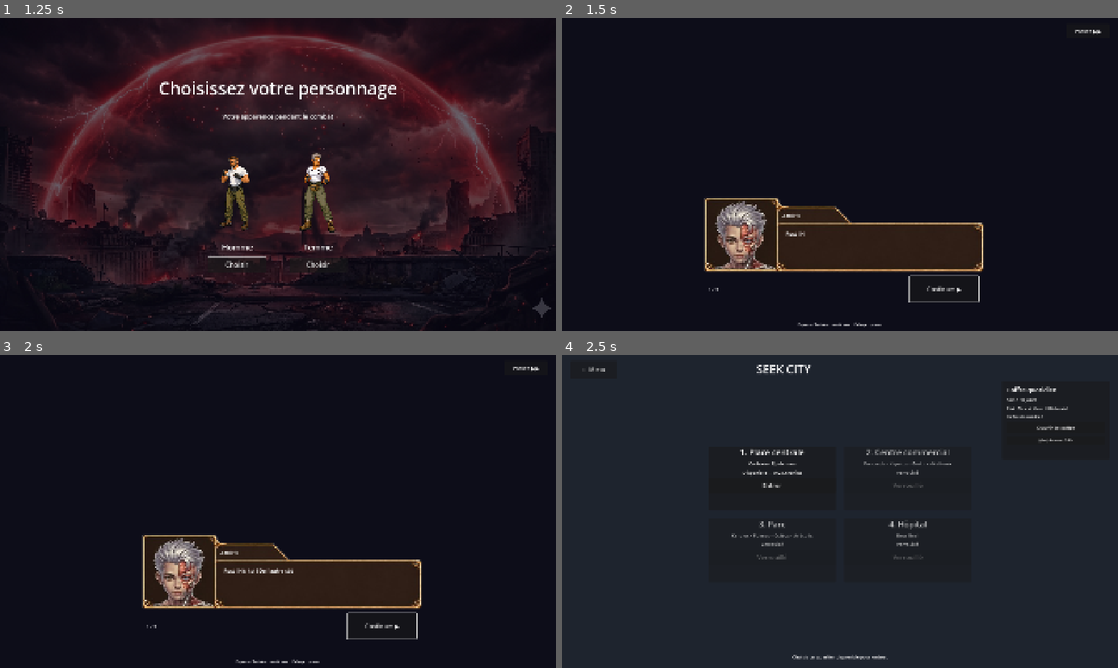
Above: before the commit, frames 1-4 (two rows, left to right).
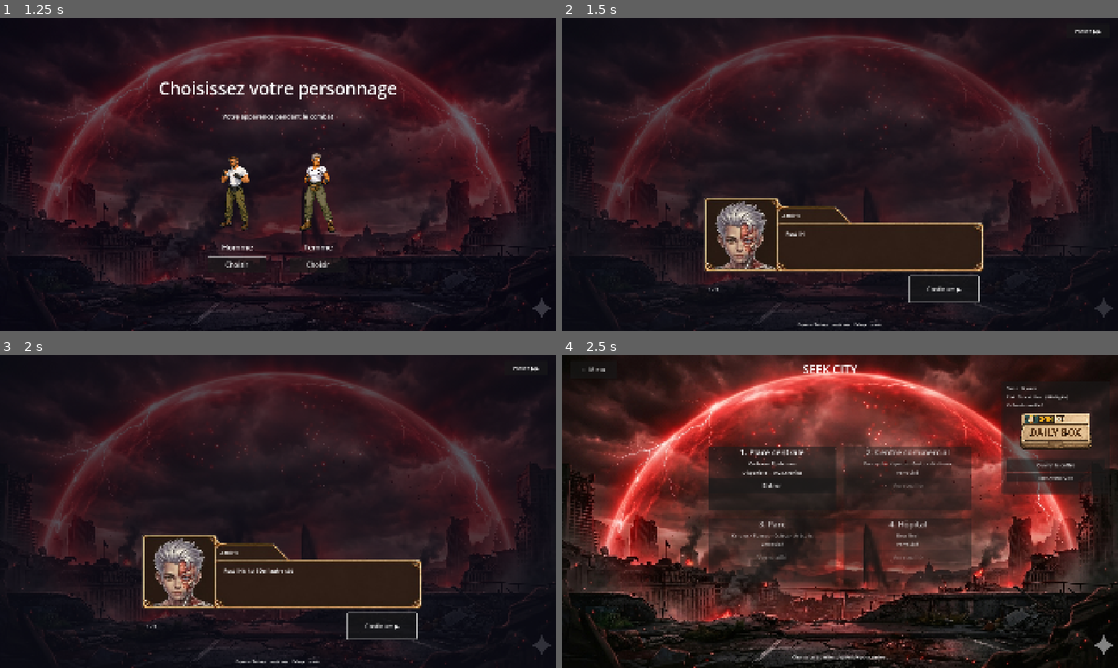
Above: after the commit, the same moments.

Repository: EstebanFlores27/MedocFighterV2
Game: Godot game, scene res://scenes/main_menu.tscn
The game is run twice, just before and just after one commit, with the same random seed, the same clock (stepped at 60 frames per second) and the same inputs.
Inputs:
- Up to frame 1 (1.25 s): click "Nouvelle partie" at 0.5 s
- Up to frame 2 (1.5 s): click "Choisir" at 1.25 s
- Up to frame 3 (2 s): no input
- Up to frame 4 (2.5 s): click "Passer ▶▶" at 2 s

Frame 1 is identical in both runs. In frame 2, 33% of the frame differs, in the area x 1-100%, y 1-100%; in frame 3, 33%; in frame 4, 80%, in the area x 0-100%, y 0-100%.

Commit message:
add last

Diff:
--- a/scenes/city_map.tscn
+++ b/scenes/city_map.tscn
@@ -1,201 +1,207 @@
-[gd_scene load_steps=2 format=3]
-
-[ext_resource type="Script" path="res://scripts/city_map.gd" id="1_map"]
-
-[node name="CityMap" type="Control"]
+[gd_scene format=3 uid="uid://l5yc0jafqeel"]
+
+[ext_resource type="Script" uid="uid://ccuo84tq5lbj7" path="res://scripts/city_map.gd" id="1_map"]
+[ext_resource type="Texture2D" uid="uid://eox1herfhfcb" path="res://assets/sprites/background_menu.png" id="2_bg"]
+[ext_resource type="Texture2D" uid="uid://bhwrk0wpdxaxn" path="res://assets/sprites/DailyBox1.png" id="3_daily"]
+
+[node name="CityMap" type="Control" unique_id=2006199575]
 layout_mode = 3
 anchors_preset = 15
 anchor_right = 1.0
 anchor_bottom = 1.0
+grow_horizontal = 2
+grow_vertical = 2
 script = ExtResource("1_map")
 
-[node name="Background" type="ColorRect" parent="."]
-layout_mode = 1
-anchors_preset = 15
-anchor_right = 1.0
-anchor_bottom = 1.0
-color = Color(0.12, 0.14, 0.18, 1)
-
-[node name="TopBar" type="HBoxContainer" parent="."]
+[node name="Background" type="TextureRect" parent="." unique_id=2073527021]
+layout_mode = 1
+anchors_preset = 15
+anchor_right = 1.0
+anchor_bottom = 1.0
+grow_horizontal = 2
+grow_vertical = 2
+texture = ExtResource("2_bg")
+expand_mode = 1
+stretch_mode = 6
+
+[node name="TopBar" type="HBoxContainer" parent="." unique_id=700493750]
 layout_mode = 0
 offset_left = 30.0
 offset_top = 20.0
-offset_right = 1500.0
+offset_right = 1821.0
 offset_bottom = 80.0
 theme_override_constants/separation = 30
 
-[node name="BackBtn" type="Button" parent="TopBar"]
-layout_mode = 2
+[node name="BackBtn" type="Button" parent="TopBar" unique_id=2089155958]
 custom_minimum_size = Vector2(160, 50)
+layout_mode = 2
 theme_override_font_sizes/font_size = 20
 text = "← Menu"
 
-[node name="Title" type="Label" parent="TopBar"]
+[node name="Title" type="Label" parent="TopBar" unique_id=1194521715]
 layout_mode = 2
 size_flags_horizontal = 3
 size_flags_vertical = 1
 theme_override_font_sizes/font_size = 40
+text = "SEEK CITY"
 horizontal_alignment = 1
 vertical_alignment = 1
-text = "SEEK CITY"
-
-[node name="TopBarSpacer" type="Control" parent="TopBar"]
-layout_mode = 2
+
+[node name="TopBarSpacer" type="Control" parent="TopBar" unique_id=1454225294]
 custom_minimum_size = Vector2(160, 0)
-
-[node name="CenterContainer" type="CenterContainer" parent="."]
+layout_mode = 2
+
+[node name="CenterContainer" type="CenterContainer" parent="." unique_id=1367891172]
 layout_mode = 1
 anchors_preset = 15
 anchor_right = 1.0
 anchor_bottom = 1.0
 offset_top = 100.0
 offset_bottom = -80.0
-
-[node name="Grid" type="GridContainer" parent="CenterContainer"]
-layout_mode = 2
-columns = 2
+grow_horizontal = 2
+grow_vertical = 2
+
+[node name="Grid" type="GridContainer" parent="CenterContainer" unique_id=1580007487]
+layout_mode = 2
 theme_override_constants/h_separation = 28
 theme_override_constants/v_separation = 28
-
-[node name="D1Card" type="PanelContainer" parent="CenterContainer/Grid"]
-custom_minimum_size = Vector2(440, 220)
-layout_mode = 2
-pivot_offset = Vector2(220, 110)
-
-[node name="VBox" type="VBoxContainer" parent="CenterContainer/Grid/D1Card"]
-layout_mode = 2
-theme_override_constants/separation = 8
-
-[node name="Name" type="Label" parent="CenterContainer/Grid/D1Card/VBox"]
-layout_mode = 2
-theme_override_font_sizes/font_size = 28
-horizontal_alignment = 1
+columns = 2
+
+[node name="D1Card" type="PanelContainer" parent="CenterContainer/Grid" unique_id=253447348]
+custom_minimum_size = Vector2(440, 220)
+layout_mode = 2
+
+[node name="VBox" type="VBoxContainer" parent="CenterContainer/Grid/D1Card" unique_id=294021213]
+layout_mode = 2
+theme_override_constants/separation = 8
+
+[node name="Name" type="Label" parent="CenterContainer/Grid/D1Card/VBox" unique_id=1964275430]
+layout_mode = 2
+theme_override_font_sizes/font_size = 28
 text = "1. Place centrale"
-
-[node name="Description" type="Label" parent="CenterContainer/Grid/D1Card/VBox"]
-layout_mode = 2
-theme_override_font_sizes/font_size = 16
-horizontal_alignment = 1
+horizontal_alignment = 1
+
+[node name="Description" type="Label" parent="CenterContainer/Grid/D1Card/VBox" unique_id=1690869979]
+layout_mode = 2
+theme_override_font_sizes/font_size = 16
 text = "Cortexia • Epidermos"
-
-[node name="Status" type="Label" parent="CenterContainer/Grid/D1Card/VBox"]
-layout_mode = 2
-theme_override_font_sizes/font_size = 16
-horizontal_alignment = 1
+horizontal_alignment = 1
+
+[node name="Status" type="Label" parent="CenterContainer/Grid/D1Card/VBox" unique_id=1457138110]
+layout_mode = 2
+theme_override_font_sizes/font_size = 16
 text = "Disponible"
-
-[node name="EnterBtn" type="Button" parent="CenterContainer/Grid/D1Card/VBox"]
-layout_mode = 2
-custom_minimum_size = Vector2(0, 50)
+horizontal_alignment = 1
+
+[node name="EnterBtn" type="Button" parent="CenterContainer/Grid/D1Card/VBox" unique_id=337186947]
+custom_minimum_size = Vector2(0, 50)
+layout_mode = 2
 theme_override_font_sizes/font_size = 22
 text = "Entrer"
 
-[node name="D2Card" type="PanelContainer" parent="CenterContainer/Grid"]
-custom_minimum_size = Vector2(440, 220)
-layout_mode = 2
-pivot_offset = Vector2(220, 110)
+[node name="D2Card" type="PanelContainer" parent="CenterContainer/Grid" unique_id=1308591444]
 modulate = Color(1, 1, 1, 0.7)
-
-[node name="VBox" type="VBoxContainer" parent="CenterContainer/Grid/D2Card"]
-layout_mode = 2
-theme_override_constants/separation = 8
-
-[node name="Name" type="Label" parent="CenterContainer/Grid/D2Card/VBox"]
-layout_mode = 2
-theme_override_font_sizes/font_size = 28
-horizontal_alignment = 1
+custom_minimum_size = Vector2(440, 220)
+layout_mode = 2
+
+[node name="VBox" type="VBoxContainer" parent="CenterContainer/Grid/D2Card" unique_id=554880828]
+layout_mode = 2
+theme_override_constants/separation = 8
+
+[node name="Name" type="Label" parent="CenterContainer/Grid/D2Card/VBox" unique_id=327130134]
+layout_mode = 2
+theme_override_font_sizes/font_size = 28
 text = "2. Centre commercial"
-
-[node name="Description" type="Label" parent="CenterContainer/Grid/D2Card/VBox"]
-layout_mode = 2
-theme_override_font_sizes/font_size = 16
-horizontal_alignment = 1
+horizontal_alignment = 1
+
+[node name="Description" type="Label" parent="CenterContainer/Grid/D2Card/VBox" unique_id=2025166859]
+layout_mode = 2
+theme_override_font_sizes/font_size = 16
 text = "Pancréok • Hépatox • Gastrix • Nefronix"
-
-[node name="Status" type="Label" parent="CenterContainer/Grid/D2Card/VBox"]
-layout_mode = 2
-theme_override_font_sizes/font_size = 16
-horizontal_alignment = 1
-text = "Verrouillé"
-
-[node name="EnterBtn" type="Button" parent="CenterContainer/Grid/D2Card/VBox"]
-layout_mode = 2
-custom_minimum_size = Vector2(0, 50)
+horizontal_alignment = 1
+
+[node name="Status" type="Label" parent="CenterContainer/Grid/D2Card/VBox" unique_id=212698183]
+layout_mode = 2
+theme_override_font_sizes/font_size = 16
+text = "Verrouillé"
+horizontal_alignment = 1
+
+[node name="EnterBtn" type="Button" parent="CenterContainer/Grid/D2Card/VBox" unique_id=2039555551]
+custom_minimum_size = Vector2(0, 50)
+layout_mode = 2
 theme_override_font_sizes/font_size = 22
 disabled = true
 text = "Verrouillé"
 
-[node name="D3Card" type="PanelContainer" parent="CenterContainer/Grid"]
-custom_minimum_size = Vector2(440, 220)
-layout_mode = 2
-pivot_offset = Vector2(220, 110)
+[node name="D3Card" type="PanelContainer" parent="CenterContainer/Grid" unique_id=1749964245]
 modulate = Color(1, 1, 1, 0.7)
-
-[node name="VBox" type="VBoxContainer" parent="CenterContainer/Grid/D3Card"]
-layout_mode = 2
-theme_override_constants/separation = 8
-
-[node name="Name" type="Label" parent="CenterContainer/Grid/D3Card/VBox"]
-layout_mode = 2
-theme_override_font_sizes/font_size = 28
-horizontal_alignment = 1
+custom_minimum_size = Vector2(440, 220)
+layout_mode = 2
+
+[node name="VBox" type="VBoxContainer" parent="CenterContainer/Grid/D3Card" unique_id=1091566416]
+layout_mode = 2
+theme_override_constants/separation = 8
+
+[node name="Name" type="Label" parent="CenterContainer/Grid/D3Card/VBox" unique_id=1865953408]
+layout_mode = 2
+theme_override_font_sizes/font_size = 28
 text = "3. Parc"
-
-[node name="Description" type="Label" parent="CenterContainer/Grid/D3Card/VBox"]
-layout_mode = 2
-theme_override_font_sizes/font_size = 16
-horizontal_alignment = 1
+horizontal_alignment = 1
+
+[node name="Description" type="Label" parent="CenterContainer/Grid/D3Card/VBox" unique_id=737086724]
+layout_mode = 2
+theme_override_font_sizes/font_size = 16
 text = "Kardiox • Pulmos • Ostéox • Articulix"
-
-[node name="Status" type="Label" parent="CenterContainer/Grid/D3Card/VBox"]
-layout_mode = 2
-theme_override_font_sizes/font_size = 16
-horizontal_alignment = 1
-text = "Verrouillé"
-
-[node name="EnterBtn" type="Button" parent="CenterContainer/Grid/D3Card/VBox"]
-layout_mode = 2
-custom_minimum_size = Vector2(0, 50)
+horizontal_alignment = 1
+
+[node name="Status" type="Label" parent="CenterContainer/Grid/D3Card/VBox" unique_id=2015860650]
+layout_mode = 2
+theme_override_font_sizes/font_size = 16
+text = "Verrouillé"
+horizontal_alignment = 1
+
+[node name="EnterBtn" type="Button" parent="CenterContainer/Grid/D3Card/VBox" unique_id=1505410182]
+custom_minimum_size = Vector2(0, 50)
+layout_mode = 2
 theme_override_font_sizes/font_size = 22
 disabled = true
 text = "Verrouillé"
 
-[node name="D4Card" type="PanelContainer" parent="CenterContainer/Grid"]
-custom_minimum_size = Vector2(440, 220)
-layout_mode = 2
-pivot_offset = Vector2(220, 110)
+[node name="D4Card" type="PanelContainer" parent="CenterContainer/Grid" unique_id=752681897]
 modulate = Color(1, 1, 1, 0.7)
-
-[node name="VBox" type="VBoxContainer" parent="CenterContainer/Grid/D4Card"]
-layout_mode = 2
-theme_override_constants/separation = 8
-
-[node name="Name" type="Label" parent="CenterContainer/Grid/D4Card/VBox"]
-layout_mode = 2
-theme_override_font_sizes/font_size = 28
-horizontal_alignment = 1
+custom_minimum_size = Vector2(440, 220)
+layout_mode = 2
+
+[node name="VBox" type="VBoxContainer" parent="CenterContainer/Grid/D4Card" unique_id=197809727]
+layout_mode = 2
+theme_override_constants/separation = 8
+
+[node name="Name" type="Label" parent="CenterContainer/Grid/D4Card/VBox" unique_id=778801861]
+layout_mode = 2
+theme_override_font_sizes/font_size = 28
 text = "4. Hôpital"
-
-[node name="Description" type="Label" parent="CenterContainer/Grid/D4Card/VBox"]
-layout_mode = 2
-theme_override_font_sizes/font_size = 16
-horizontal_alignment = 1
+horizontal_alignment = 1
+
+[node name="Description" type="Label" parent="CenterContainer/Grid/D4Card/VBox" unique_id=375838291]
+layout_mode = 2
+theme_override_font_sizes/font_size = 16
 text = "Boss final"
-
-[node name="Status" type="Label" parent="CenterContainer/Grid/D4Card/VBox"]
-layout_mode = 2
-theme_override_font_sizes/font_size = 16
-horizontal_alignment = 1
-text = "Verrouillé"
-
-[node name="EnterBtn" type="Button" parent="CenterContainer/Grid/D4Card/VBox"]
-layout_mode = 2
-custom_minimum_size = Vector2(0, 50)
+horizontal_alignment = 1
+
+[node name="Status" type="Label" parent="CenterContainer/Grid/D4Card/VBox" unique_id=889918235]
+layout_mode = 2
+theme_override_font_sizes/font_size = 16
+text = "Verrouillé"
+horizontal_alignment = 1
+
+[node name="EnterBtn" type="Button" parent="CenterContainer/Grid/D4Card/VBox" unique_id=687307186]
+custom_minimum_size = Vector2(0, 50)
+layout_mode = 2
 theme_override_font_sizes/font_size = 22
 disabled = true
 text = "Verrouillé"
 
-[node name="HelpText" type="Label" parent="."]
+[node name="HelpText" type="Label" parent="." unique_id=118334511]
 layout_mode = 1
 anchors_preset = 7
 anchor_left = 0.5
@@ -206,11 +212,13 @@
 offset_top = -50.0
 offset_right = 400.0
 offset_bottom = -20.0
-theme_override_font_sizes/font_size = 16
-horizontal_alignment = 1
+grow_horizontal = 2
+grow_vertical = 0
+theme_override_font_sizes/font_size = 16
 text = "Choisis un quartier disponible pour entrer."
-
-[node name="BoostPanel" type="Panel" parent="."]
+horizontal_alignment = 1
+
+[node name="BoostPanel" type="Panel" parent="." unique_id=1569526970]
 layout_mode = 1
 anchors_preset = 1
 anchor_left = 1.0
@@ -218,9 +226,10 @@
 offset_left = -400.0
 offset_top = 90.0
 offset_right = -30.0
-offset_bottom = 360.0
-
-[node name="VBox" type="VBoxContainer" parent="BoostPanel"]
+offset_bottom = 480.0
+grow_horizontal = 0
+
+[node name="VBox" type="VBoxContainer" parent="BoostPanel" unique_id=743313060]
 layout_mode = 1
 anchors_preset = 15
 anchor_right = 1.0
@@ -229,40 +238,42 @@
 offset_top = 14.0
 offset_right = -16.0
 offset_bottom = -14.0
-theme_override_constants/separation = 8
-
-[node name="Title" type="Label" parent="BoostPanel/VBox"]
-layout_mode = 2
-theme_override_font_sizes/font_size = 22
-text = "Coffre quotidien"
-
-[node name="StreakLabel" type="Label" parent="BoostPanel/VBox"]
+grow_horizontal = 2
+grow_vertical = 2
+theme_override_constants/separation = 8
+
+[node name="StreakLabel" type="Label" parent="BoostPanel/VBox" unique_id=1448279777]
 layout_mode = 2
 theme_override_font_sizes/font_size = 16
 text = "Série : 0 jour"
 
-[node name="StateLabel" type="Label" parent="BoostPanel/VBox"]
+[node name="StateLabel" type="Label" parent="BoostPanel/VBox" unique_id=378132172]
 layout_mode = 2
 theme_override_font_sizes/font_size = 14
 text = "État : Noir et blanc (-0% dégâts)"
 
-[node name="StatusLabel" type="Label" parent="BoostPanel/VBox"]
+[node name="StatusLabel" type="Label" parent="BoostPanel/VBox" unique_id=1606926152]
 layout_mode = 2
 theme_override_font_sizes/font_size = 14
 text = "Coffre disponible !"
 
-[node name="OpenBtn" type="Button" parent="BoostPanel/VBox"]
-layout_mode = 2
+[node name="BoxImage" type="TextureRect" parent="BoostPanel/VBox" unique_id=1951013148]
+custom_minimum_size = Vector2(0, 160)
+layout_mode = 2
+texture = ExtResource("3_daily")
+expand_mode = 3
+stretch_mode = 6
+
+[node name="OpenBtn" type="Button" parent="BoostPanel/VBox" unique_id=947015856]
 custom_minimum_size = Vector2(0, 42)
+layout_mode = 2
 theme_override_font_sizes/font_size = 18
 text = "Ouvrir le coffre"
 
-[node name="DevBtn" type="Button" parent="BoostPanel/VBox"]
-layout_mode = 2
+[node name="DevBtn" type="Button" parent="BoostPanel/VBox" unique_id=293515578]
 custom_minimum_size = Vector2(0, 30)
+layout_mode = 2
 theme_override_font_sizes/font_size = 13
 text = "(dev) Avancer 24 h"
 
-[node name="CountdownTimer" type="Timer" parent="."]
-wait_time = 1.0
-autostart = false
+[node name="CountdownTimer" type="Timer" parent="." unique_id=1912996071]
--- a/scenes/intro.tscn
+++ b/scenes/intro.tscn
@@ -2,6 +2,7 @@
 
 [ext_resource type="Script" uid="uid://cjotsqffpf6j" path="res://scripts/intro.gd" id="1_intro"]
 [ext_resource type="Texture2D" uid="uid://003nvi88gr70" path="res://assets/dialogue/boiteDialogue.png" id="2_boite"]
+[ext_resource type="Texture2D" path="res://assets/sprites/background_menu.png" id="3_bg"]
 
 [node name="Intro" type="Control" unique_id=533558424]
 layout_mode = 3
@@ -20,6 +21,18 @@
 grow_horizontal = 2
 grow_vertical = 2
 color = Color(0.05, 0.05, 0.1, 1)
+
+[node name="BgImage" type="TextureRect" parent="." unique_id=298773412]
+layout_mode = 1
+anchors_preset = 15
+anchor_right = 1.0
+anchor_bottom = 1.0
+grow_horizontal = 2
+grow_vertical = 2
+modulate = Color(1, 1, 1, 0.3)
+texture = ExtResource("3_bg")
+expand_mode = 1
+stretch_mode = 6
 
 [node name="DomeOuter" type="ColorRect" parent="." unique_id=115875866]
 layout_mode = 1
--- a/scenes/touch_controls.tscn
+++ b/scenes/touch_controls.tscn
@@ -1,7 +1,8 @@
-[gd_scene load_steps=3 format=3]
+[gd_scene load_steps=4 format=3]
 
 [ext_resource type="Script" path="res://scripts/virtual_joystick.gd" id="1_joy"]
 [ext_resource type="Script" path="res://scripts/action_button.gd" id="2_btn"]
+[ext_resource type="Texture2D" path="res://assets/deplacement/joystick.png" id="3_tex"]
 
 [node name="TouchControls" type="CanvasLayer"]
 layer = 5
@@ -11,41 +12,22 @@
 anchors_preset = 2
 anchor_top = 1.0
 anchor_bottom = 1.0
-offset_left = 60.0
-offset_top = -280.0
-offset_right = 270.0
-offset_bottom = -70.0
-modulate = Color(1, 1, 1, 0.7)
+offset_left = 20.0
+offset_top = -300.0
+offset_right = 260.0
+offset_bottom = -60.0
+modulate = Color(1, 1, 1, 0.9)
 script = ExtResource("1_joy")
 
-[node name="Base" type="Panel" parent="Joystick"]
-layout_mode = 1
-anchors_preset = 15
-anchor_right = 1.0
-anchor_bottom = 1.0
-
-[node name="BaseLabel" type="Label" parent="Joystick"]
-layout_mode = 1
-anchors_preset = 8
-anchor_left = 0.5
-anchor_top = 0.5
-anchor_right = 0.5
-anchor_bottom = 0.5
-offset_left = -120.0
-offset_top = -130.0
-offset_right = 120.0
-offset_bottom = -100.0
-theme_override_font_sizes/font_size = 14
-horizontal_alignment = 1
-text = "Déplacement"
-
-[node name="Knob" type="Panel" parent="Joystick"]
+[node name="Knob" type="TextureRect" parent="Joystick"]
 layout_mode = 0
-offset_left = 72.0
-offset_top = 72.0
-offset_right = 138.0
-offset_bottom = 138.0
-modulate = Color(1, 1, 1, 1.2)
+offset_left = 70.0
+offset_top = 70.0
+offset_right = 170.0
+offset_bottom = 170.0
+texture = ExtResource("3_tex")
+expand_mode = 1
+stretch_mode = 5
 
 [node name="PunchBtn" type="Button" parent="."]
 anchors_preset = 3
--- a/scripts/virtual_joystick.gd
+++ b/scripts/virtual_joystick.gd
@@ -3,9 +3,9 @@
 const ACTIVATION_THRESHOLD := 0.3
 const DUCK_THRESHOLD := 0.5
 const JUMP_THRESHOLD := -0.5
-const KNOB_RADIUS := 100.0
+const KNOB_RADIUS := 60.0
 
-@onready var knob: Panel = $Knob
+@onready var knob: TextureRect = $Knob
 
 var _touch_index: int = -1
 var _last_jump: bool = false
Binary file added: assets/deplacement/joystick.png
Not shown, added: assets/deplacement/joystick.png.import
Binary file added: assets/sprites/DailyBox1.png
Not shown, added: assets/sprites/DailyBox1.png.import
Not shown, changed: .DS_Store
Not shown, changed: assets/.DS_Store
